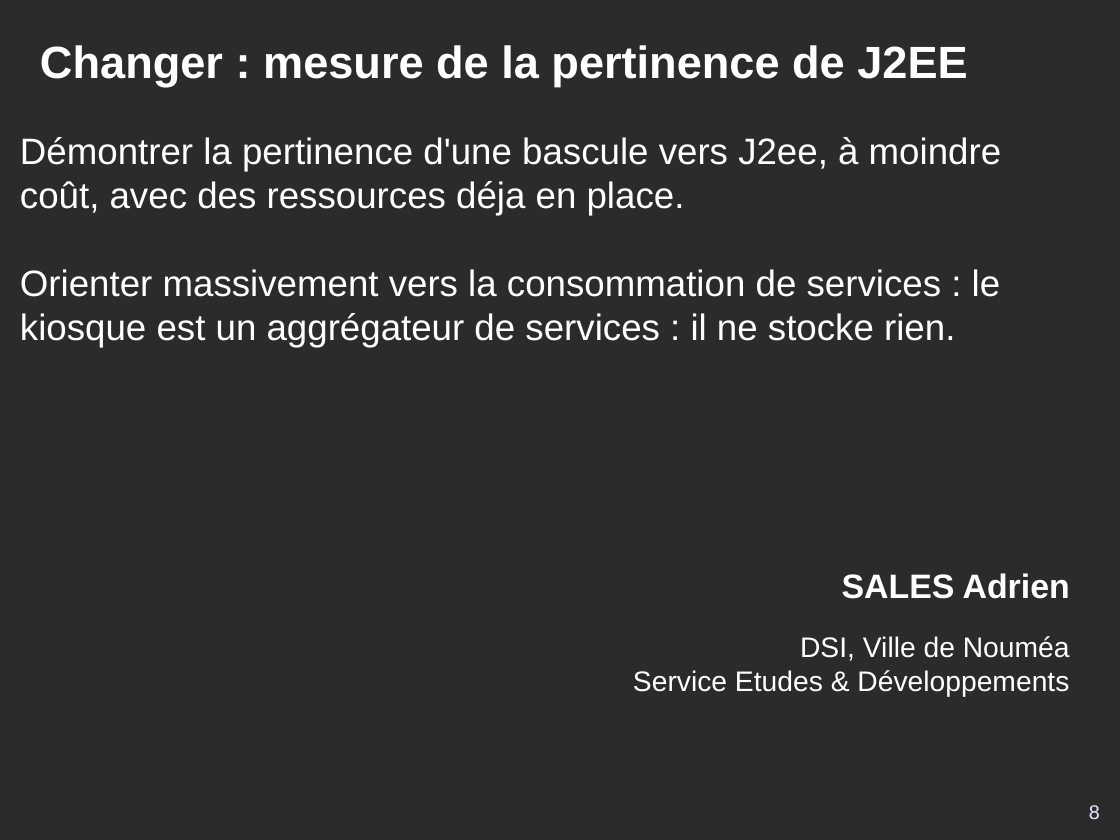
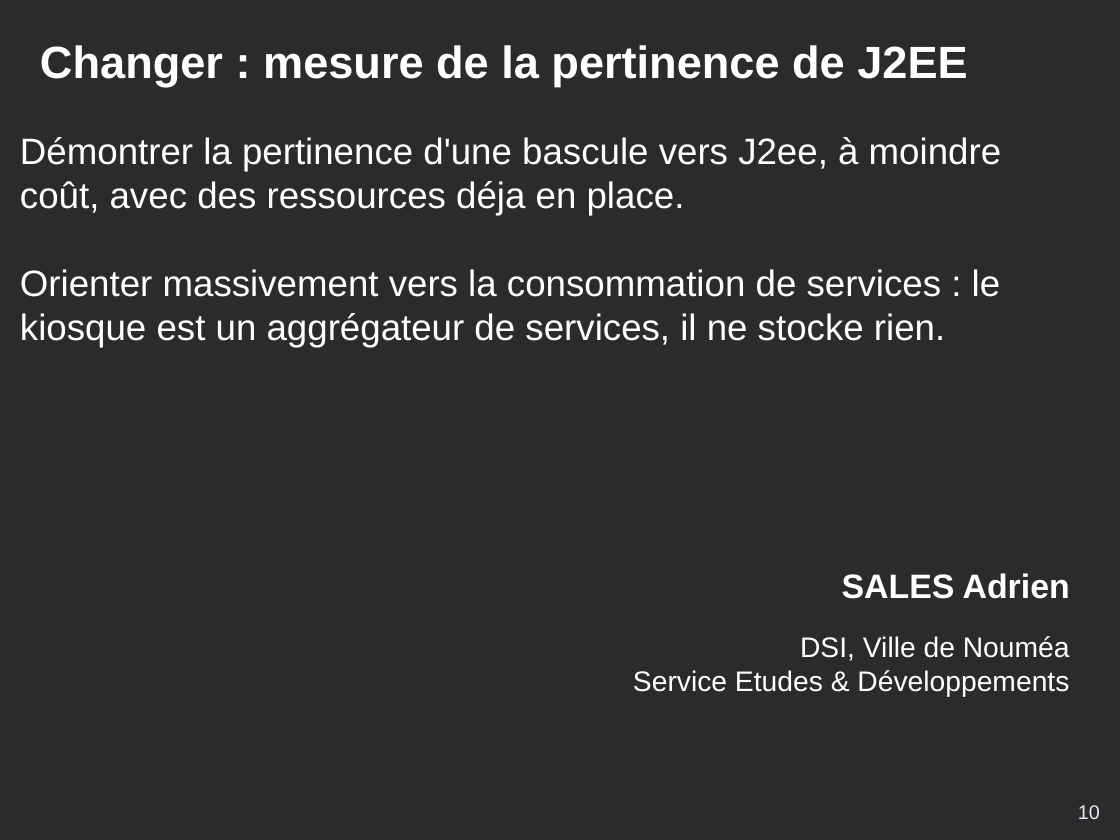
Before and after one commit to DSI-Ville-Noumea/sirh-kiosque-j2ee-old, a slide deck: slide 10 of src/site/resources/Kiosque_RH_J2EE_11021.odp (slide 8 before the commit). Drawn at 1120x840 pixels with LibreOffice and Linux fonts; fonts in the diff are those of the drawing; background and template pictures are left out; a plain dark background stands for a picture behind light text. Boxes give left, top, right and bottom in pixels: in the first picture for what was removed or moved away, otherwise in the second. Text is boxed around its words. In the diff, an @@ line names an element or a change of style, - is before the commit and + after.

```diff
--- a/src/site/resources/Kiosque_RH_J2EE_11021.odp
+++ b/src/site/resources/Kiosque_RH_J2EE_11021.odp
@@ subtitle at (20, 269, 1001, 347): text changed @@
-Orienter massivement vers la consommation de services : le kiosque est un aggrégateur de services : il ne stocke rien.
+Orienter massivement vers la consommation de services : le kiosque est un aggrégateur de services, il ne stocke rien.
@@ page number at (1078, 805, 1100, 819): text changed @@
-8
+10
```
Also in this commit, not shown: 9 other slides changed, 14 slides added.
